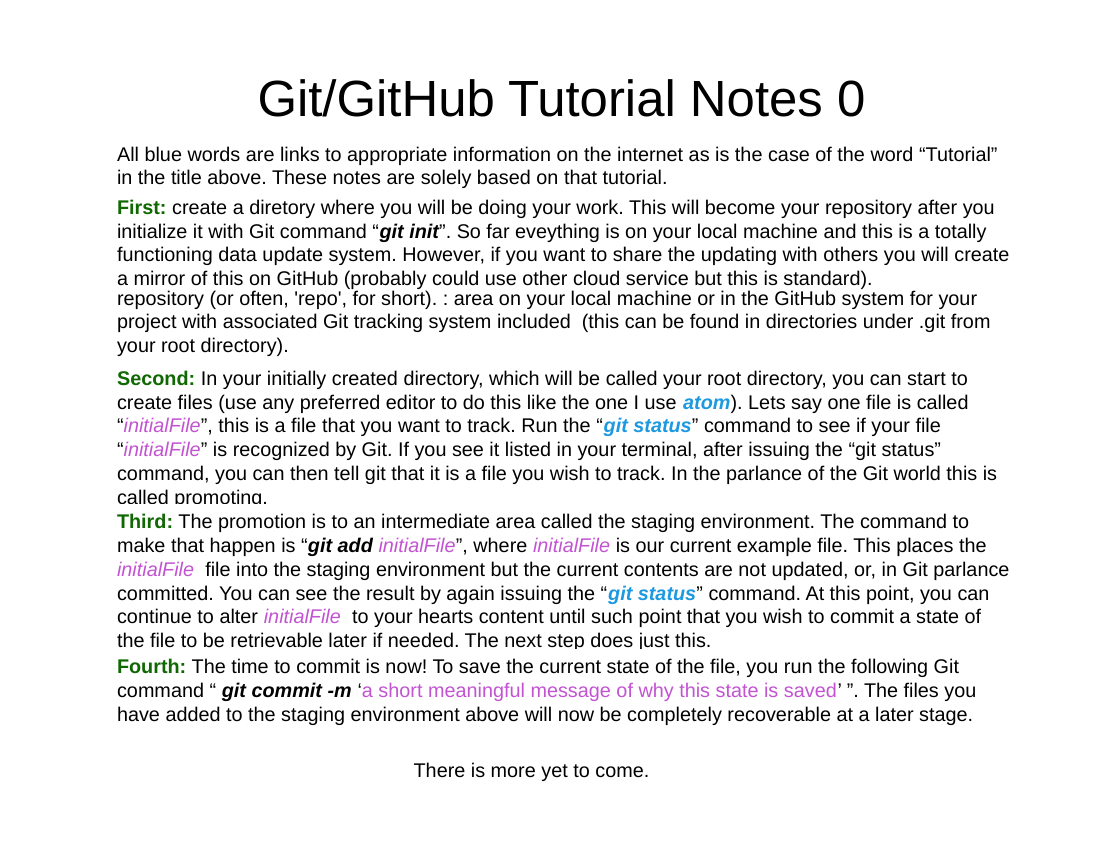
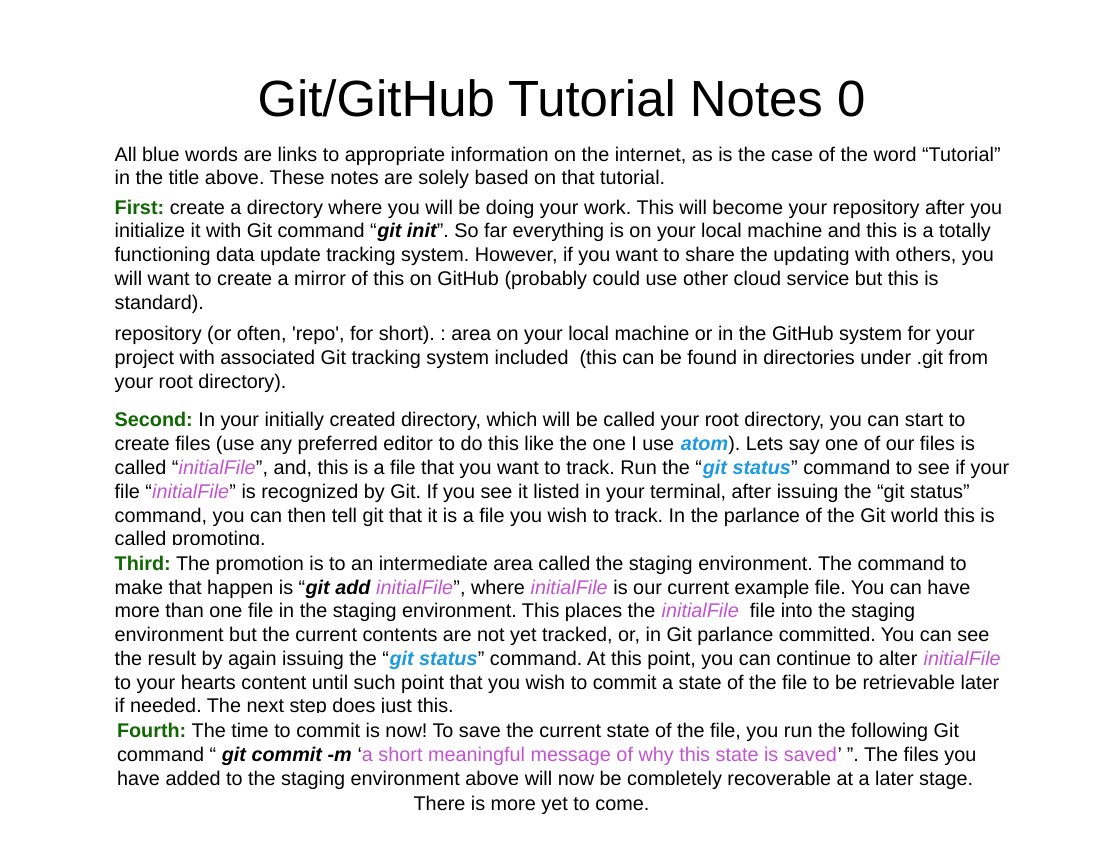
Before and after one commit to browntsunami/learnGit, a slide deck: slide 1 of GitTutorialNotes.odp. Drawn at 1120x865 pixels with LibreOffice and Linux fonts; fonts in the diff are those of the drawing. Boxes give left, top, right and bottom in pixels: in the first picture for what was removed or moved away, otherwise in the second. Text is boxed around its words. In the diff, an @@ line names an element or a change of style, - is before the commit and + after.

```diff
--- a/GitTutorialNotes.odp
+++ b/GitTutorialNotes.odp
@@ text at (115, 146, 1001, 188): text changed @@
-All blue words are links to appropriate information on the internet as is the case of the word “Tutorial” in the title above. These notes are solely based on that tutorial.
+All blue words are links to appropriate information on the internet, as is the case of the word “Tutorial” in the title above. These notes are solely based on that tutorial.
@@ rectangle "First: create a directory where ...": place and size @@
-rectangle "First: create a directory where ..." at (107, 189, 1023, 288)
+rectangle "First: create a directory where ..." at (105, 189, 1021, 311)
@@ text in rectangle at (115, 199, 1002, 313): text changed @@
-First: create a diretory where you will be doing your work. This will become your repository after you initialize it with Git command “git init”. So far eveything is on your local machine and this is a totally functioning data update system. However, if you want to share the updating with others you will create a mirror of this on GitHub (probably could use other cloud service but this is standard).
+First: create a directory where you will be doing your work. This will become your repository after you initialize it with Git command “git init”. So far everything is on your local machine and this is a totally functioning data update tracking system. However, if you want to share the updating with others, you will want to create a mirror of this on GitHub (probably could use other cloud service but this is standard).
@@ text "repository (or often, 'repo', for ...": place and size @@
-text "repository (or often, 'repo', for ..." at (117, 290, 991, 356)
+text "repository (or often, 'repo', for ..." at (115, 325, 989, 392)
@@ text at (115, 411, 1010, 545): text changed @@
-Second: In your initially created directory, which will be called your root directory, you can start to create files (use any preferred editor to do this like the one I use atom). Lets say one file is called “initialFile”, this is a file that you want to track. Run the “git status” command to see if your file “initialFile” is recognized by Git. If you see it listed in your terminal, after issuing the “git status” command, you can then tell git that it is a file you wish to track. In the parlance of the Git world this is called promoting.
+Second: In your initially created directory, which will be called your root directory, you can start to create files (use any preferred editor to do this like the one I use atom). Lets say one of our files is called “initialFile”, and, this is a file that you want to track. Run the “git status” command to see if your file “initialFile” is recognized by Git. If you see it listed in your terminal, after issuing the “git status” command, you can then tell git that it is a file you wish to track. In the parlance of the Git world this is called promoting.
@@ rectangle "Third: The promotion is to ...": place and size @@
-rectangle "Third: The promotion is to ..." at (107, 504, 1023, 648)
+rectangle "Third: The promotion is to ..." at (105, 546, 1021, 712)
@@ text in rectangle at (115, 555, 1001, 713): text changed @@
-Third: The promotion is to an intermediate area called the staging environment. The command to make that happen is “git add initialFile”, where initialFile is our current example file. This places the initialFile file into the staging environment but the current contents are not updated, or, in Git parlance committed. You can see the result by again issuing the “git status” command. At this point, you can continue to alter initialFile to your hearts content until such point that you wish to commit a state of the file to be retrievable later if needed. The next step does just this.
+Third: The promotion is to an intermediate area called the staging environment. The command to make that happen is “git add initialFile”, where initialFile is our current example file. You can have more than one file in the staging environment. This places the initialFile file into the staging environment but the current contents are not yet tracked, or, in Git parlance committed. You can see the result by again issuing the “git status” command. At this point, you can continue to alter initialFile to your hearts content until such point that you wish to commit a state of the file to be retrievable later if needed. The next step does just this.
@@ rectangle "Fourth: The time to commit ...": place and size @@
-rectangle "Fourth: The time to commit ..." at (107, 650, 1023, 745)
+rectangle "Fourth: The time to commit ..." at (107, 714, 1023, 809)
@@ rectangle "There is more yet to ...": place and size @@
-rectangle "There is more yet to ..." at (403, 753, 691, 793)
+rectangle "There is more yet to ..." at (403, 786, 691, 826)
```
Also in this commit, not shown: 1 other slide changed, 1 other file.
